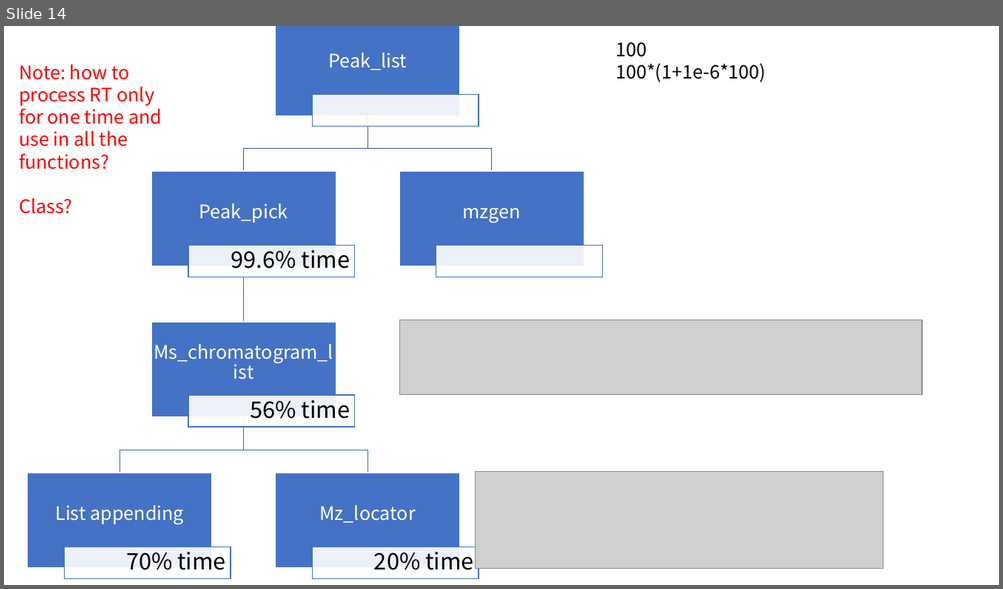
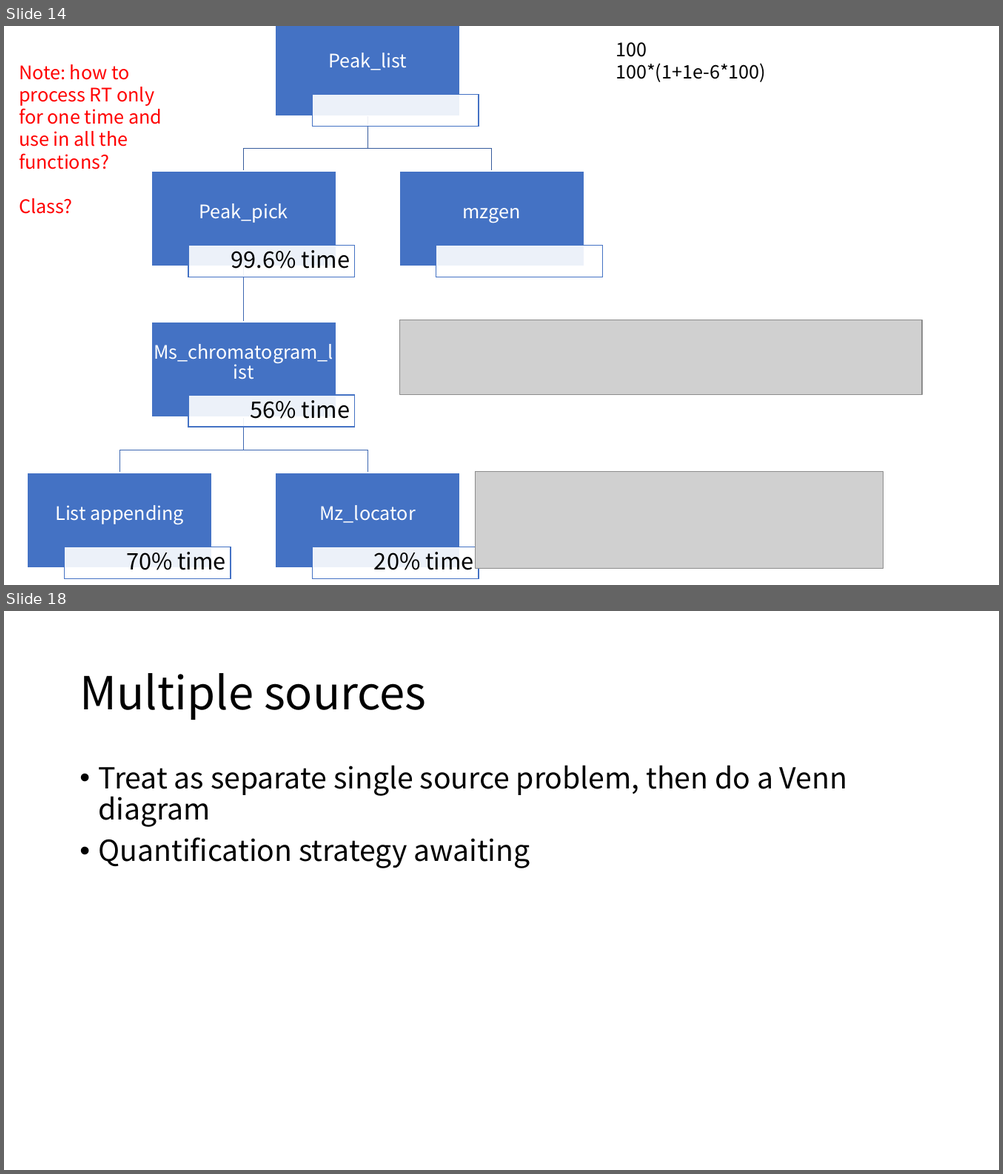
Before and after one commit to XiminHu/mass-suite, a slide deck: doc/CR-20210202.pptx. Shown one above the other, each under a label of ours: slide 14 before the commit, slides 14 and 18 after it; the slides between them are not shown. The pictures are 1003x589 and 1003x1174 pixels, drawn with LibreOffice and Linux fonts; fonts in the diff are those of the drawing; grey boxes stand for pictures. Boxes give left, top, right and bottom in pixels: in the first picture for what was removed or moved away, otherwise in the second. Text is boxed around its words. In the diff, an @@ line names an element or a change of style, - is before the commit and + after.

Commit message:
source pattern rec trail

```diff
--- a/doc/CR-20210202.pptx
+++ b/doc/CR-20210202.pptx
@@ slide 18 added at [4,611,999,1170], background #FFFFFF @@
@@ title added at [79,673,427,720], 44 pt, text #000000 @@
+Multiple sources
@@ text added at [99,765,847,869], 28 pt, text #000000 @@
+• Treat as separate single source problem, then do a Venn diagram
+• Quantification strategy awaiting
```
Also in this commit, not shown: 3 other slides added, 7 other files.
